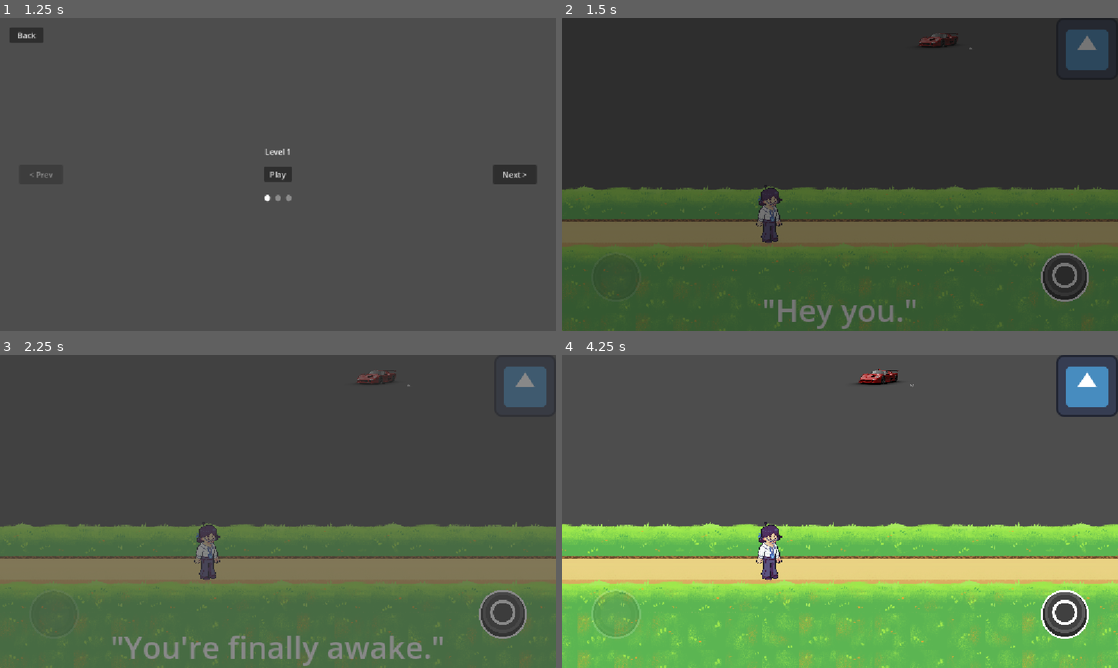
Above: before the commit, frames 1-4 (two rows, left to right).
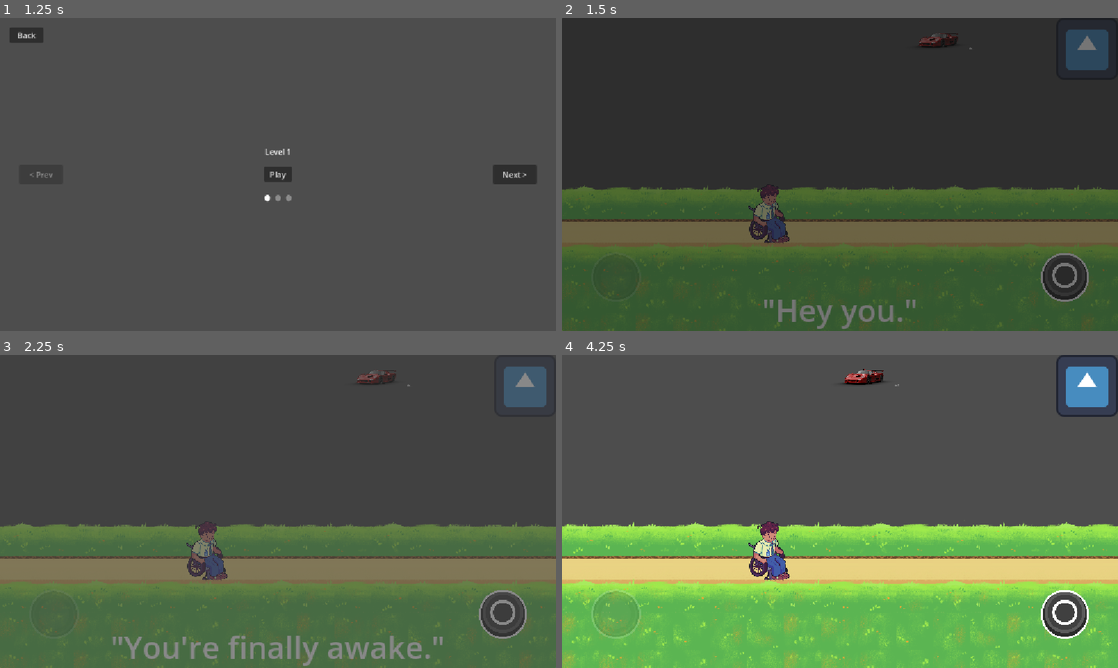
Above: after the commit, the same moments.

Repository: MarkLorens/SeedAcademy
Game: Godot game, scene res://ui/Menu/main_menu.tscn
Two runs of this game, one before a commit and one after it. Both use one fixed random seed, a clock stepped at 60 frames per second and the inputs below. The engine's default icon, where the game draws it, is replaced by a stand-in: a white triangle on a blue panel in a dark square.
Inputs (mouse positions are in pixels of both pictures, inside the frame that each line leads up to):
- Up to frame 1 (1.25 s): click "Start" at 0.5 s
- Up to frame 2 (1.5 s): click "Play" at 1.25 s
- Up to frame 3 (2.25 s): click (278, 511) at 2 s
- Up to frame 4 (4.25 s): click (840, 511) at 2.75 s; click (840, 511) at 3.5 s

Frame 1 is identical in both runs. In frame 2, 0.7% of the frame differs, in the area x 33-41%, y 53-73%; in frame 3, 0.7%; in frame 4, 6.0%, in the area x 0-100%, y 4-100%.

Commit message:
Add breakable walls and falling-spike texture; clean up debug
- Falling spikes now swap to the down-pointing texture and mirror their
  kill collision dynamically via the isFalling flag (Spike.gd).
- Breakable walls: BreakableTileLayer flood-fills the connected wall when
  the ape attack hitbox overlaps it. Cell is resolved from the hitbox's
  world-space rect (local_to_map) instead of the unreliable
  get_coords_for_body_rid mapping.
- Player/AttackHitbox collision masks wired so the player is blocked by
  breakable walls and the attack only targets them.
- Set level start form to human; remove leftover debug print.

Co-Authored-By: Claude Opus 4.8 <noreply@anthropic.com>

Diff:
--- a/scenes/level_1.tscn
+++ b/scenes/level_1.tscn
@@ -4,7 +4,7 @@
 [ext_resource type="PackedScene" uid="uid://c5sym1ls2gkxb" path="res://props/player_forms/Player.tscn" id="3_5xbjy"]
 [ext_resource type="Texture2D" uid="uid://dhl8pin3f27oi" path="res://assets/spritesheets/bg-spritesheet.png" id="3_7gny6"]
 [ext_resource type="Script" uid="uid://bx2hrhh8teetw" path="res://scripts/resource/FormData.gd" id="5_15mv3"]
-[ext_resource type="Resource" uid="uid://dskh4tkuuj6ee" path="res://form_tres/ape.tres" id="6_6dial"]
+[ext_resource type="Resource" uid="uid://dleraek6mun4q" path="res://form_tres/human.tres" id="6_e3sih"]
 [ext_resource type="Script" uid="uid://8vlbf4etx0cd" path="res://scripts/new_form_checkpoint.gd" id="7_2y5yt"]
 [ext_resource type="Texture2D" uid="uid://brhkxw86c1yts" path="res://assets/spritesheets/breakable-sprite-sheet.png" id="8_2aecg"]
 [ext_resource type="Resource" uid="uid://dex1t3kuntlgn" path="res://form_tres/frog.tres" id="8_2os1m"]
@@ -146,7 +146,7 @@
 
 [node name="Player" parent="." unique_id=1742630827 instance=ExtResource("3_5xbjy")]
 scale = Vector2(0.7, 0.7)
-forms = Array[ExtResource("5_15mv3")]([ExtResource("6_6dial")])
+forms = Array[ExtResource("5_15mv3")]([ExtResource("6_e3sih")])
 dash_speed = 2500.0
 dash_cooldown = 0.5
 
--- a/scripts/form_actions/ape_action.gd
+++ b/scripts/form_actions/ape_action.gd
@@ -2,7 +2,6 @@
 class_name ApeAction
 
 func execute(player: CharacterBody2D, _form: FormData) -> void:
-	print("ApeAction.execute -> attack window open")  # TEMP debug
 	var hitbox := player.get_node("AttackHitbox")
 	hitbox.monitoring = true
 	await player.get_tree().create_timer(1.0).timeout
